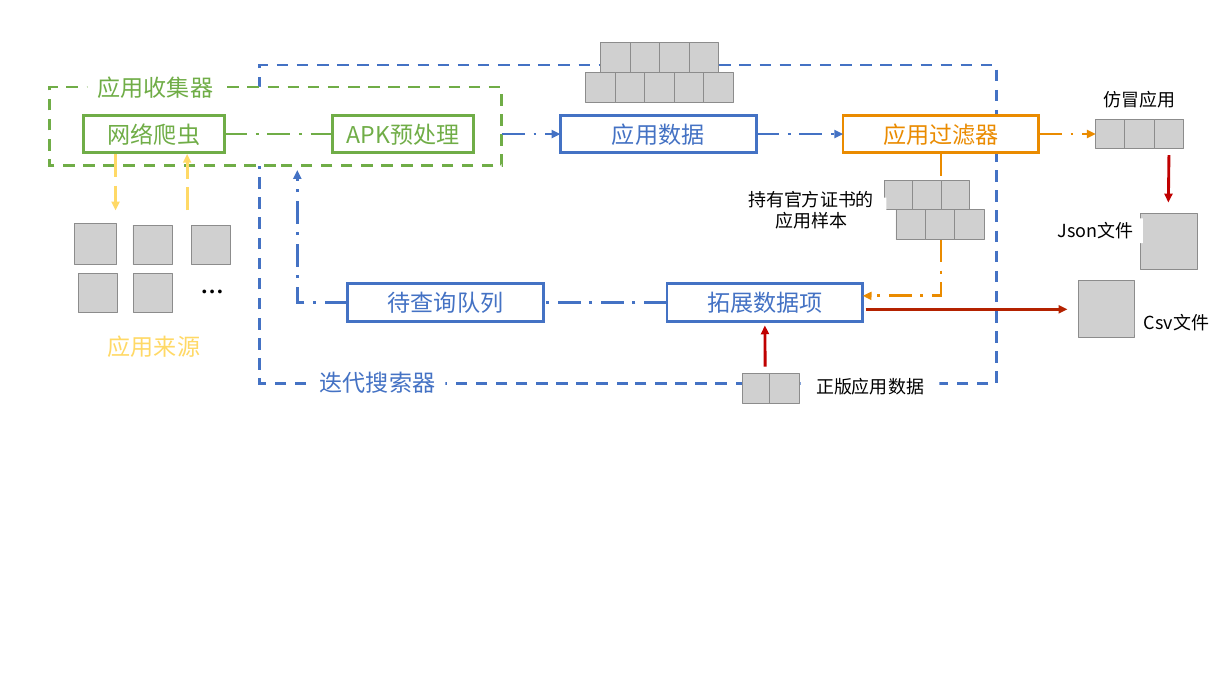
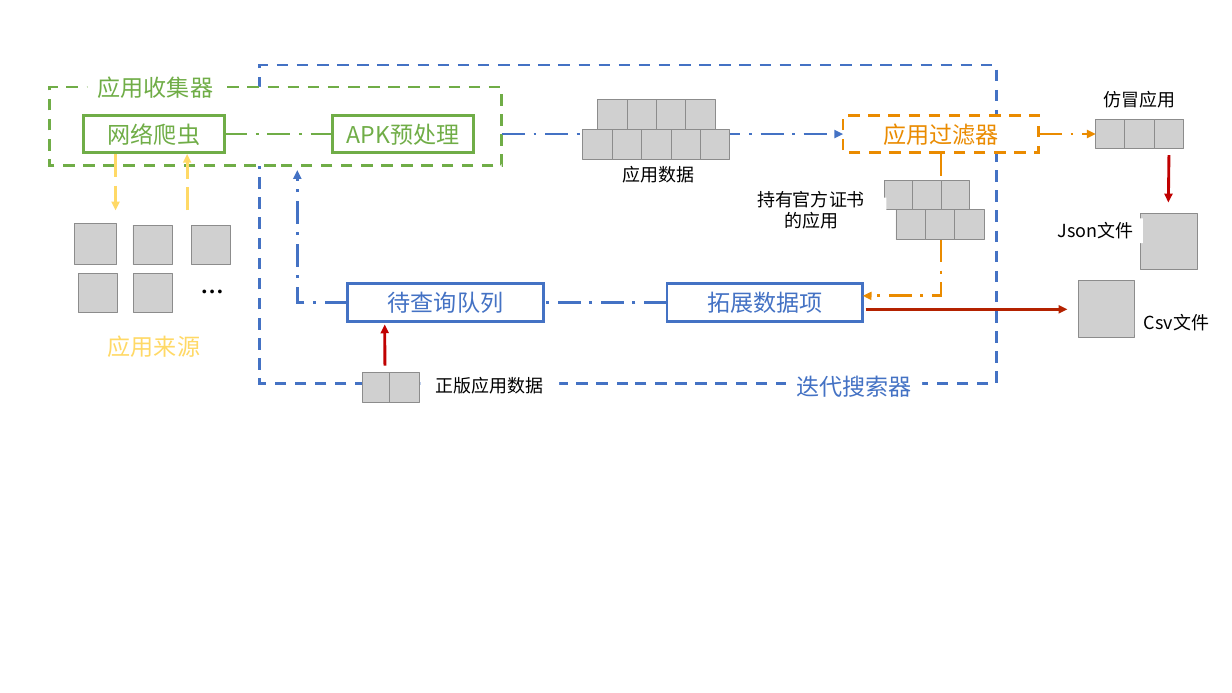
Before and after one commit to miniminiwhite/master-thesis, a slide deck: slide 3 of edwin_2019/Figures/edwin-overview.pptx. Drawn at 1232x693 pixels with LibreOffice and Linux fonts; fonts in the diff are those of the drawing; grey boxes stand for pictures. Boxes give left, top, right and bottom in pixels: in the first picture for what was removed or moved away, otherwise in the second. Text is boxed around its words. In the diff, an @@ line names an element or a change of style, - is before the commit and + after.

```diff
--- a/edwin_2019/Figures/edwin-overview.pptx
+++ b/edwin_2019/Figures/edwin-overview.pptx
@@ 8 pictures: place and size @@
-8 pictures at box(586, 43, 718, 103)
+8 pictures at box(583, 100, 715, 159)
@@ rectangle "应用过滤器" at box(843, 116, 1039, 153): outline #EA8B00 2.25 pt to #EA8B00 2.25 pt dashed @@
@@ arrow moved from (502, 134) - (560, 134) to (502, 134) - (843, 134) @@
@@ picture: place and size @@
-picture at box(703, 73, 733, 103)
+picture at box(701, 129, 730, 159)
@@ arrow removed from (756, 134) to (843, 134) @@
@@ rectangle "应用数据": place and size @@
-rectangle "应用数据" at box(560, 116, 756, 153)
+rectangle "应用数据" at box(583, 163, 734, 188)
@@ rectangle "应用数据" at box(583, 163, 734, 188): size 18 to 14 pt, text colour #4472C4 to #000000; outline #4472C4 2.25 pt to none @@
@@ text in rectangle at box(757, 191, 865, 229): text changed @@
-持有官方证书的应用样本
+持有官方证书
+的应用
@@ 2 pictures, 1 text, 1 arrow: place and size @@
-2 pictures, 1 text, 1 arrow at box(743, 325, 924, 403)
+2 pictures, 1 text, 1 arrow at box(362, 324, 544, 402)
@@ text "迭代搜索器": place and size @@
-text "迭代搜索器" at box(320, 371, 435, 393)
+text "迭代搜索器" at box(796, 375, 911, 397)
```
Also in this commit, not shown: 1 slide added, 3 other files.
